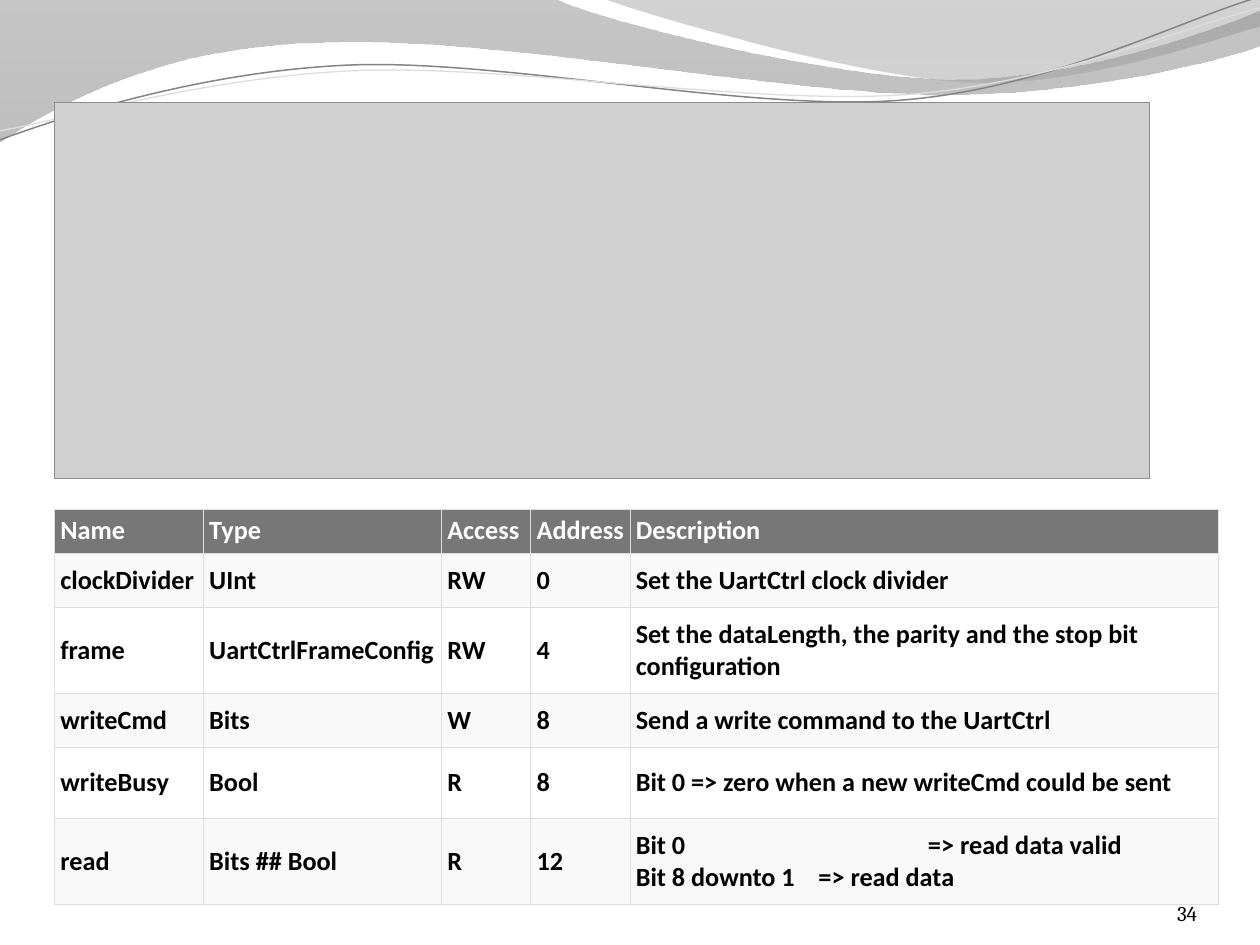
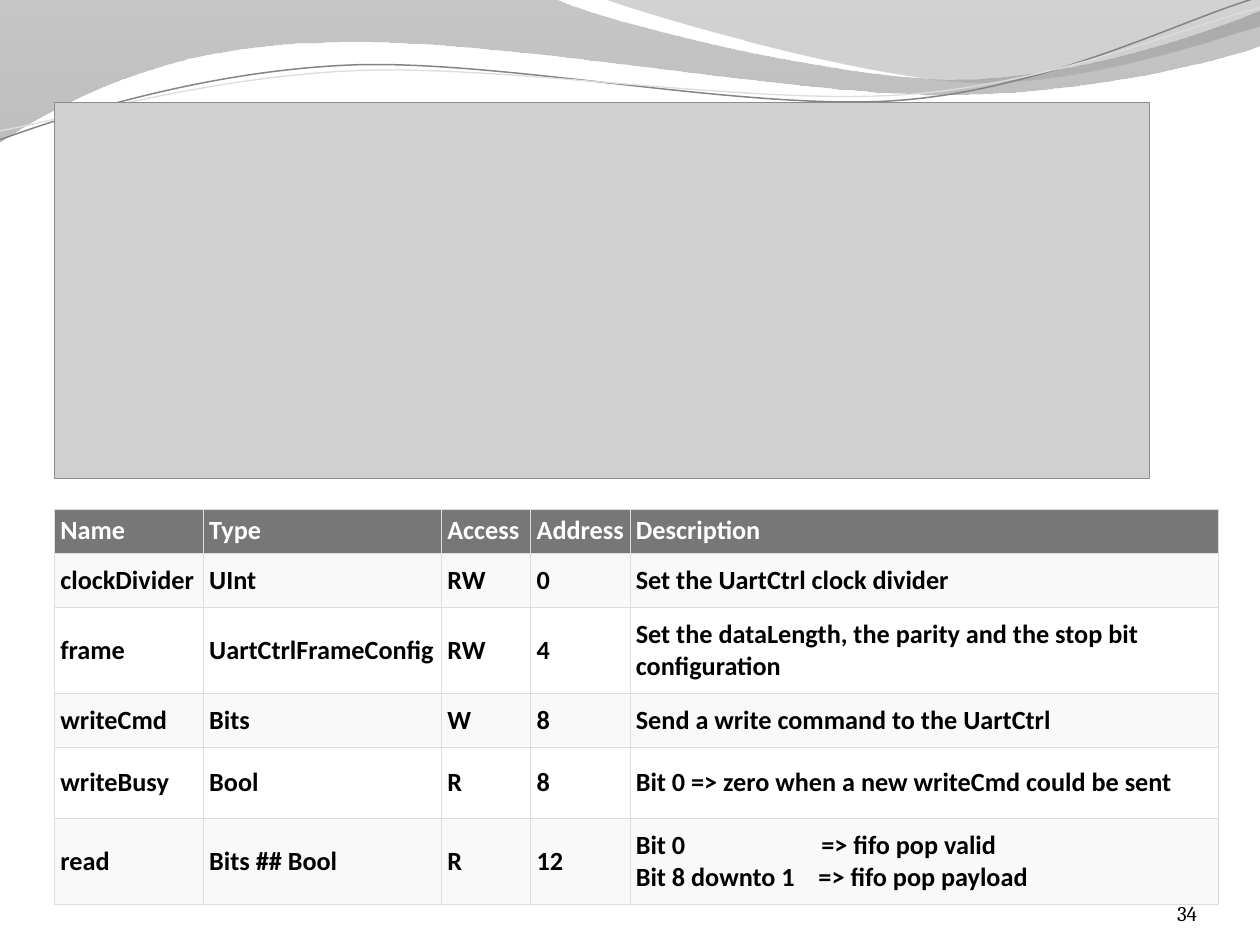
Before and after one commit to SpinalHDL/SpinalDoc, a slide deck: slide 34 of presentation/en/presentation.pptx. Drawn at 1260x945 pixels with LibreOffice and Linux fonts; fonts in the diff are those of the drawing; grey boxes stand for pictures; background and template pictures are left out. Boxes give left, top, right and bottom in pixels: in the first picture for what was removed or moved away, otherwise in the second. Text is boxed around its words. In the diff, an @@ line names an element or a change of style, - is before the commit and + after.

```diff
--- a/presentation/en/presentation.pptx
+++ b/presentation/en/presentation.pptx
@@ table at [54,509,1218,903] @@
-row 6, column 5: Bit 0 => read data valid Bit 8 downto 1 => read data
+row 6, column 5: Bit 0 => fifo pop valid Bit 8 downto 1 => fifo pop payload
```
Also in this commit, not shown: 12 other slides changed, 1 other file.
